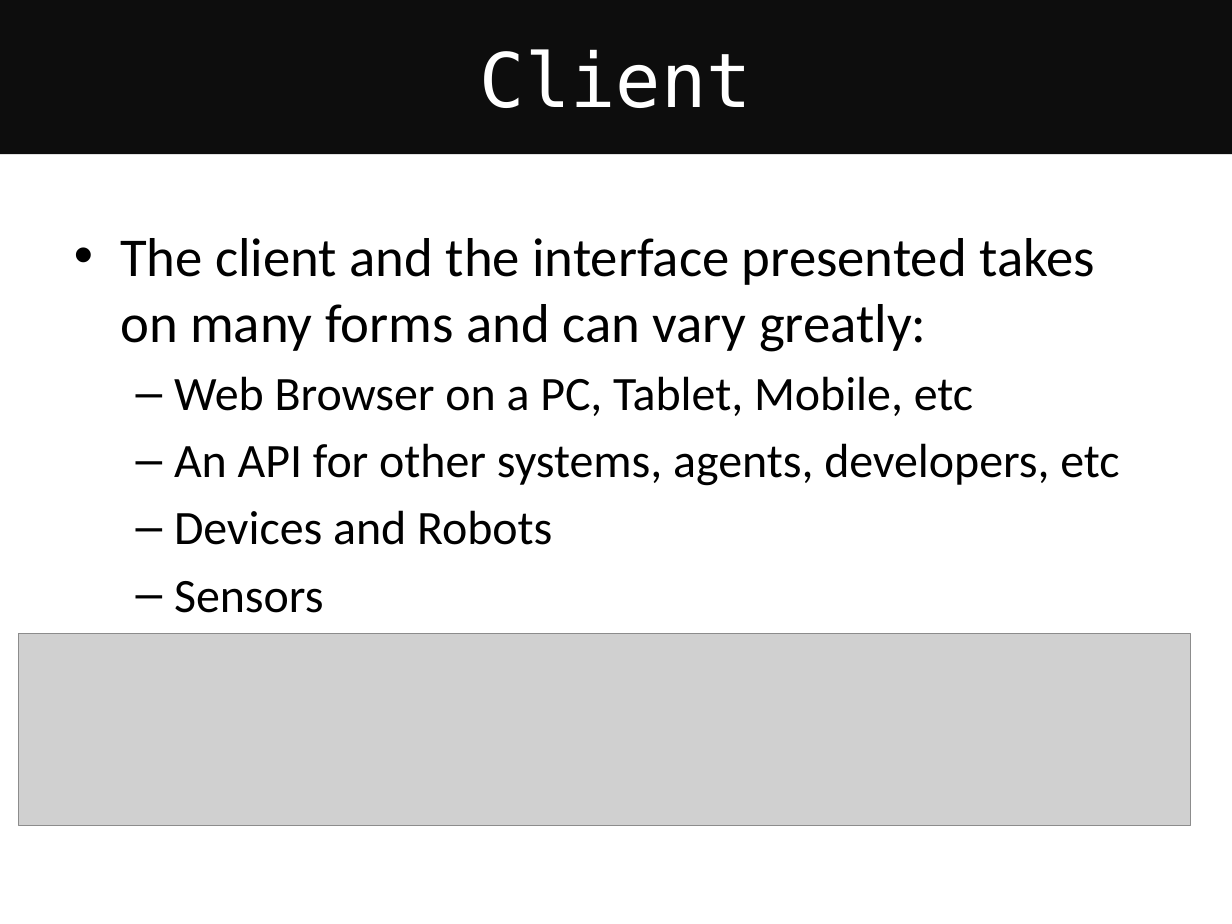
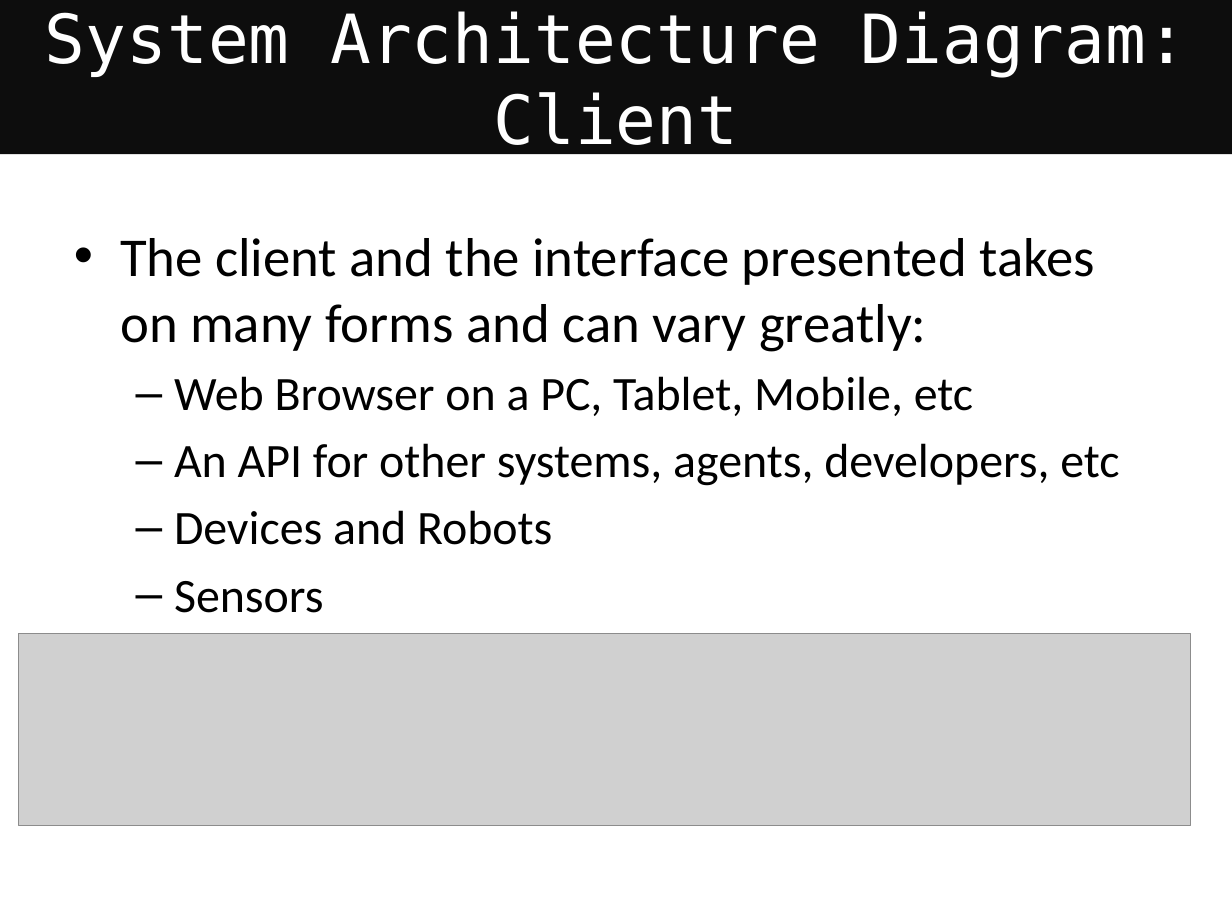
Before and after one commit to neverbiasu/awesome-uofg-msc-cs, a slide deck: slide 45 of materials/semester-2/COMPSCI5012-internet-technology/lectures/L1-IntroSysArchDBInfoArch.pptx (slide 44 before the commit). Drawn at 1232x924 pixels with LibreOffice and Linux fonts; fonts in the diff are those of the drawing; grey boxes stand for pictures. Boxes give left, top, right and bottom in pixels: in the first picture for what was removed or moved away, otherwise in the second. Text is boxed around its words. In the diff, an @@ line names an element or a change of style, - is before the commit and + after.

```diff
--- a/materials/semester-2/COMPSCI5012-internet-technology/lectures/L1-IntroSysArchDBInfoArch.pptx
+++ b/materials/semester-2/COMPSCI5012-internet-technology/lectures/L1-IntroSysArchDBInfoArch.pptx
@@ title at [45, 11, 1187, 159]: text changed; size 44 to 39.6 pt @@
-Client
+System Architecture Diagram: Client
```
Also in this commit, not shown: 10 other slides changed, 2 slides added, 10 other files.
